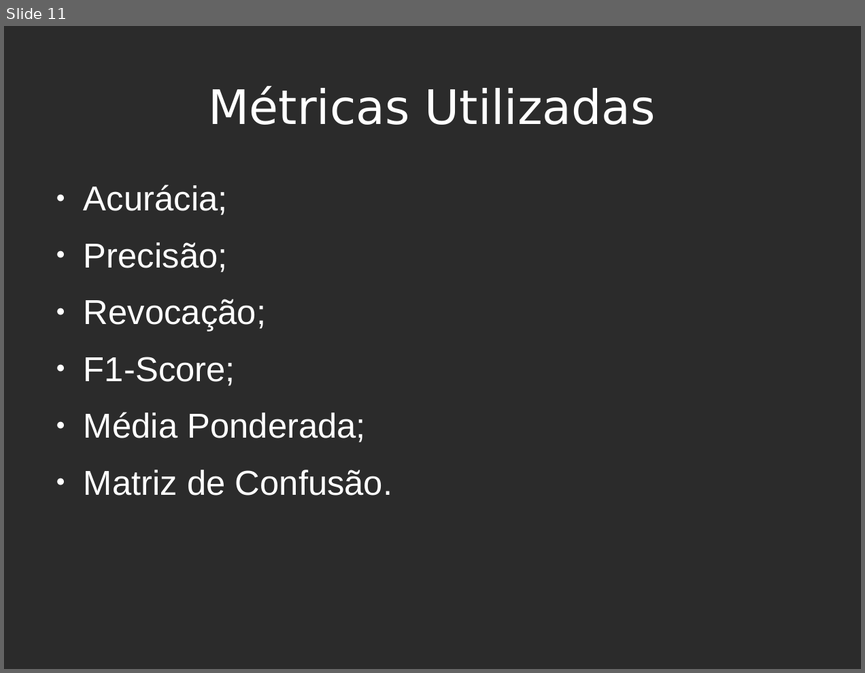
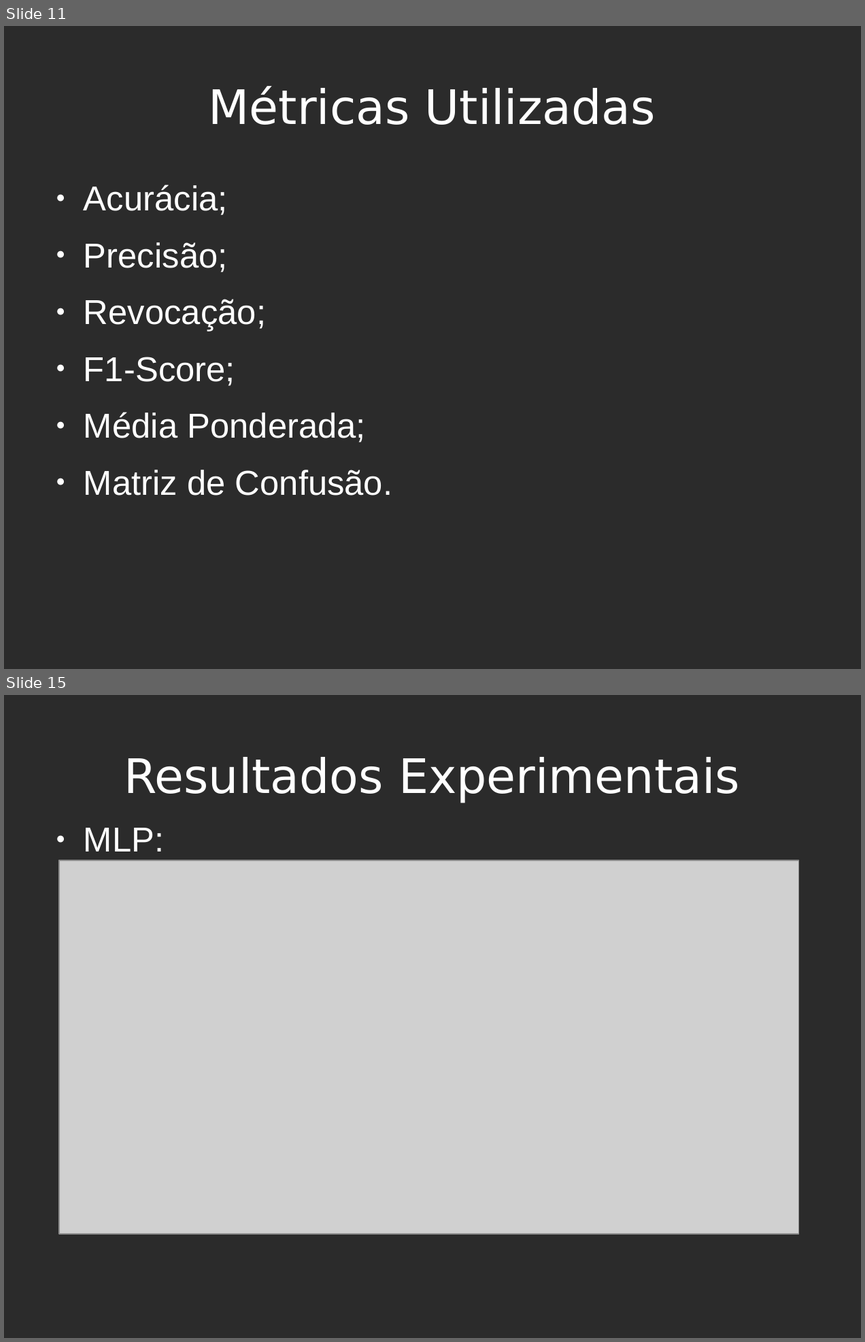
Before and after one commit to sdkgit123/RNA-atv3, a slide deck: RNA-apresentacao.odp. Shown one above the other, each under a label of ours: slide 11 before the commit, slides 11 and 15 after it; the slides between them are not shown. The pictures are 865x673 and 865x1342 pixels, drawn with LibreOffice and Linux fonts; fonts in the diff are those of the drawing; grey boxes stand for pictures; background and template pictures are left out; a plain dark background stands for a picture behind light text. Boxes give left, top, right and bottom in pixels: in the first picture for what was removed or moved away, otherwise in the second. Text is boxed around its words. In the diff, an @@ line names an element or a change of style, - is before the commit and + after.

```diff
--- a/RNA-apresentacao.odp
+++ b/RNA-apresentacao.odp
@@ slide 15 added at (x1=4, y1=695, x2=861, y2=1338), background picture (left out) @@
@@ title added at (x1=124, y1=757, x2=740, y2=803), 44 pt, text #FFFFFF @@
+Resultados Experimentais
@@ text added at (x1=84, y1=828, x2=164, y2=851), 32 pt, text #FFFFFF @@
+● MLP:
@@ picture added at (x1=59, y1=861, x2=800, y2=1234) @@
```
Also in this commit, not shown: 4 slides changed, 5 other slides added, 1 other file.
